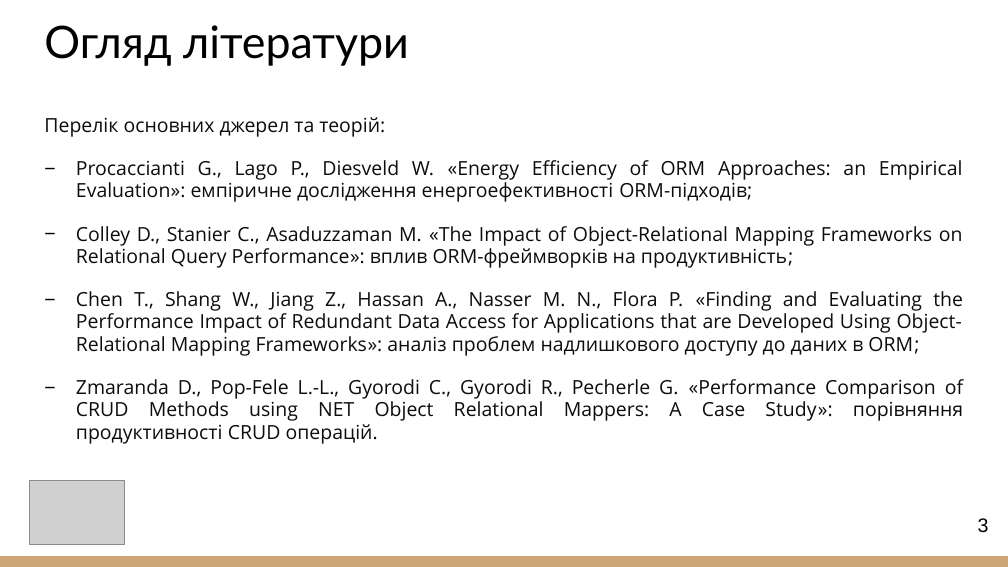
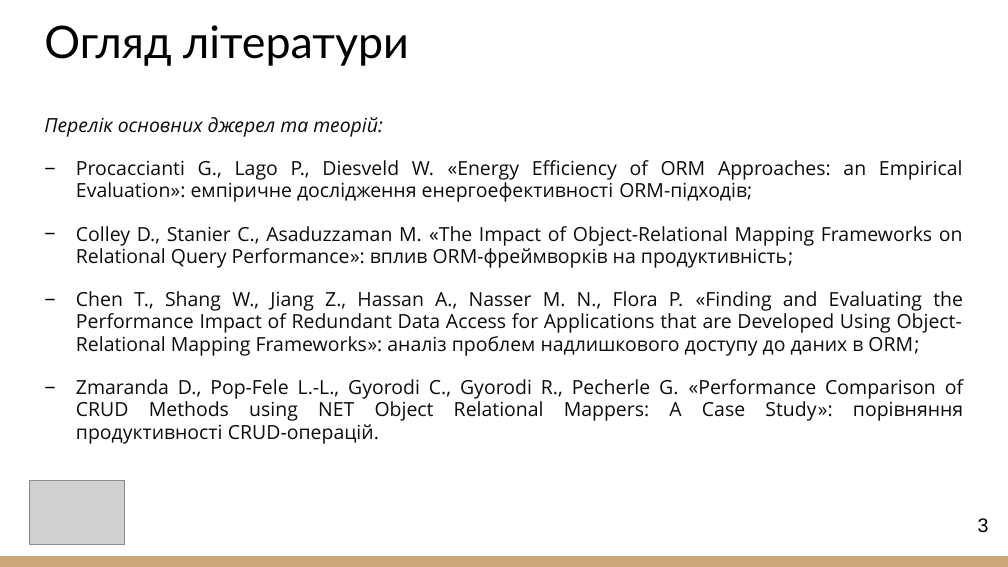
Before and after one commit to yahn1ukov/go-orm-sql-efficiency, a slide deck: slide 3 of 2025_М_ПІ_ІПЗм-23-2_Ягнюков_А_Ю.pptx. Drawn at 1008x567 pixels with LibreOffice and Linux fonts; fonts in the diff are those of the drawing; grey boxes stand for pictures. Boxes give left, top, right and bottom in pixels: in the first picture for what was removed or moved away, otherwise in the second. Text is boxed around its words. In the diff, an @@ line names an element or a change of style, - is before the commit and + after.

```diff
--- a/2025_М_ПІ_ІПЗм-23-2_Ягнюков_А_Ю.pptx
+++ b/2025_М_ПІ_ІПЗм-23-2_Ягнюков_А_Ю.pptx
@@ text at bbox=[44, 117, 383, 137]: italic on in "Перелік основних джерел та теорій:" @@
@@ text at bbox=[76, 379, 963, 444]: text changed @@
-− Zmaranda D., Pop-Fele L.-L., Gyorodi C., Gyorodi R., Pecherle G. «Performance Comparison of CRUD Methods using NET Object Relational Mappers: A Case Study»: порівняння продуктивності CRUD операцій.
+− Zmaranda D., Pop-Fele L.-L., Gyorodi C., Gyorodi R., Pecherle G. «Performance Comparison of CRUD Methods using NET Object Relational Mappers: A Case Study»: порівняння продуктивності CRUD-операцій.
```
Also in this commit, not shown: 11 other slides changed.
